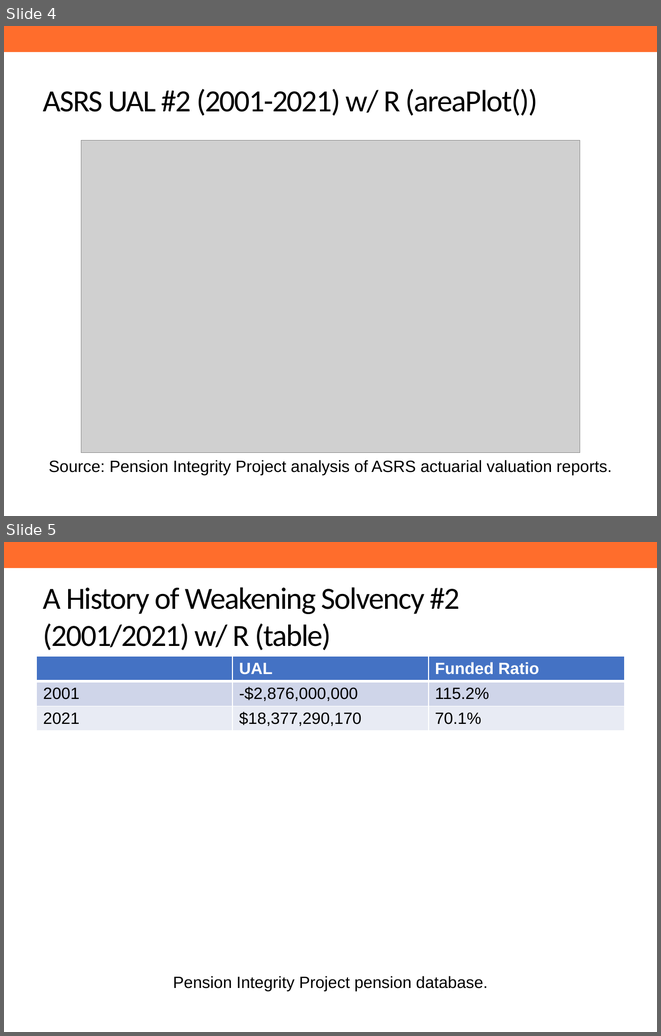
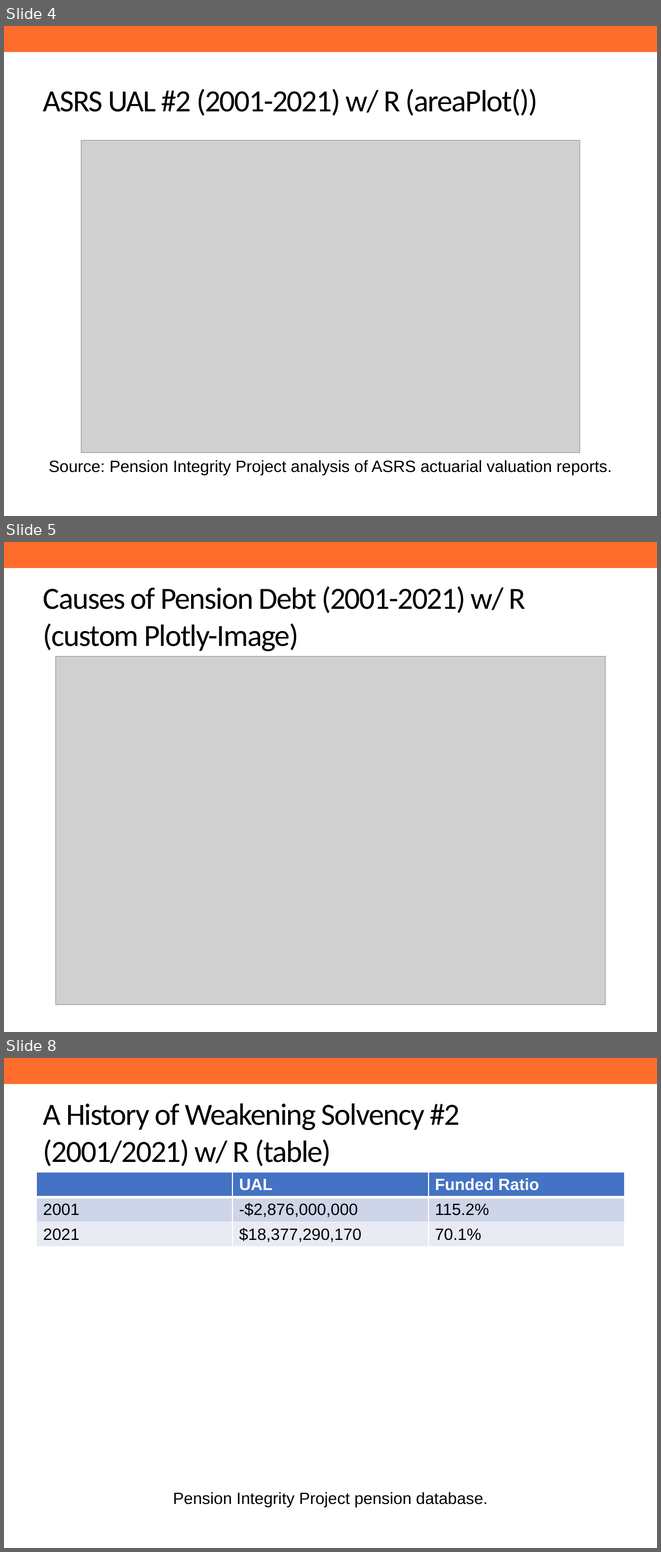
Before and after one commit to ANiraula/ASRS.deck, a slide deck: RMarkdown_ASRS.pptx. Shown one above the other, each under a label of ours: slides 4 and 5 before the commit, slides 4, 5 and 8 after it; the slides between them are not shown. The pictures are 661x1036 and 661x1552 pixels, drawn with LibreOffice and Linux fonts; fonts in the diff are those of the drawing; grey boxes stand for pictures; background and template pictures are left out. Boxes give left, top, right and bottom in pixels: in the first picture for what was removed or moved away, otherwise in the second. Text is boxed around its words. In the diff, an @@ line names an element or a change of style, - is before the commit and + after.

```diff
--- a/RMarkdown_ASRS.pptx
+++ b/RMarkdown_ASRS.pptx
@@ slide 5 added at (4, 542, 657, 1032), background #FFFFFF; not listed: 1 template element that a slide beside it also shows @@
@@ title added at (43, 586, 526, 651), 34 pt, text #000000 @@
+Causes of Pension Debt (2001-2021) w/ R (custom Plotly-Image)
@@ picture added at (55, 656, 606, 1004) @@
@@ what was slide 5 is now slide 8 @@
```
Also in this commit, not shown: 2 slides changed, 2 other slides added, 4 other files.
